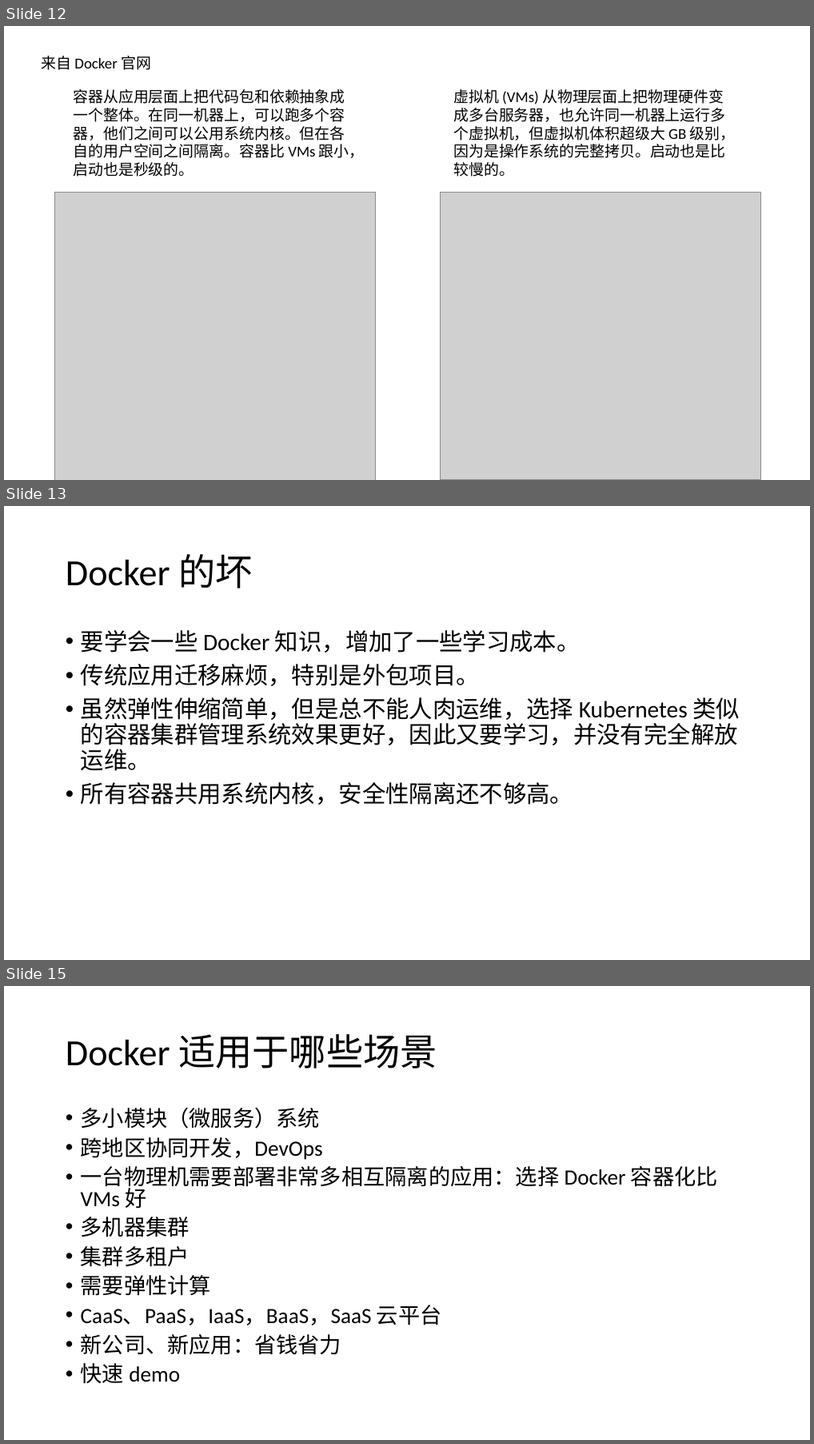
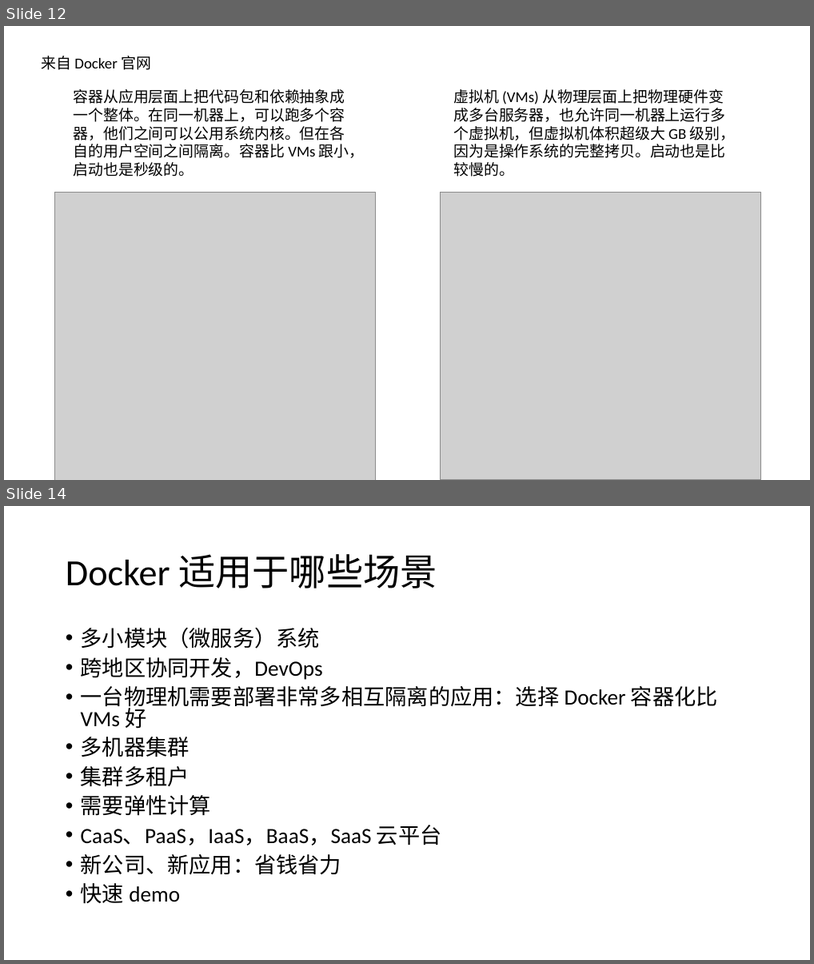
Before and after one commit to huahouye/h-kubernetes, a slide deck: docker/Docker技术介绍.pptx. Shown one above the other, each under a label of ours: slides 12, 13 and 15 before the commit, slides 12 and 14 after it; the slides between them are not shown. The pictures are 814x1444 and 814x964 pixels, drawn with LibreOffice and Linux fonts; fonts in the diff are those of the drawing; grey boxes stand for pictures. Boxes give left, top, right and bottom in pixels: in the first picture for what was removed or moved away, otherwise in the second. Text is boxed around its words. In the diff, an @@ line names an element or a change of style, - is before the commit and + after.

```diff
--- a/docker/Docker技术介绍.pptx
+++ b/docker/Docker技术介绍.pptx
@@ slide 13 removed at bbox=[4, 506, 810, 960], background #FFFFFF @@
@@ title removed at bbox=[66, 554, 252, 588] @@
-Docker 的坏
@@ text removed at bbox=[81, 630, 740, 804] @@
-• 要学会一些 Docker 知识，增加了一些学习成本。
-• 传统应用迁移麻烦，特别是外包项目。
-• 虽然弹性伸缩简单，但是总不能人肉运维，选择 Kubernetes 类似的容器集群管理系统效果更好，因此又要学习，并没有完全解放运维。
-• 所有容器共用系统内核，安全性隔离还不够高。
@@ what was slide 15 is now slide 14 @@
```
Also in this commit, not shown: 10 slides changed, 2 other files.
